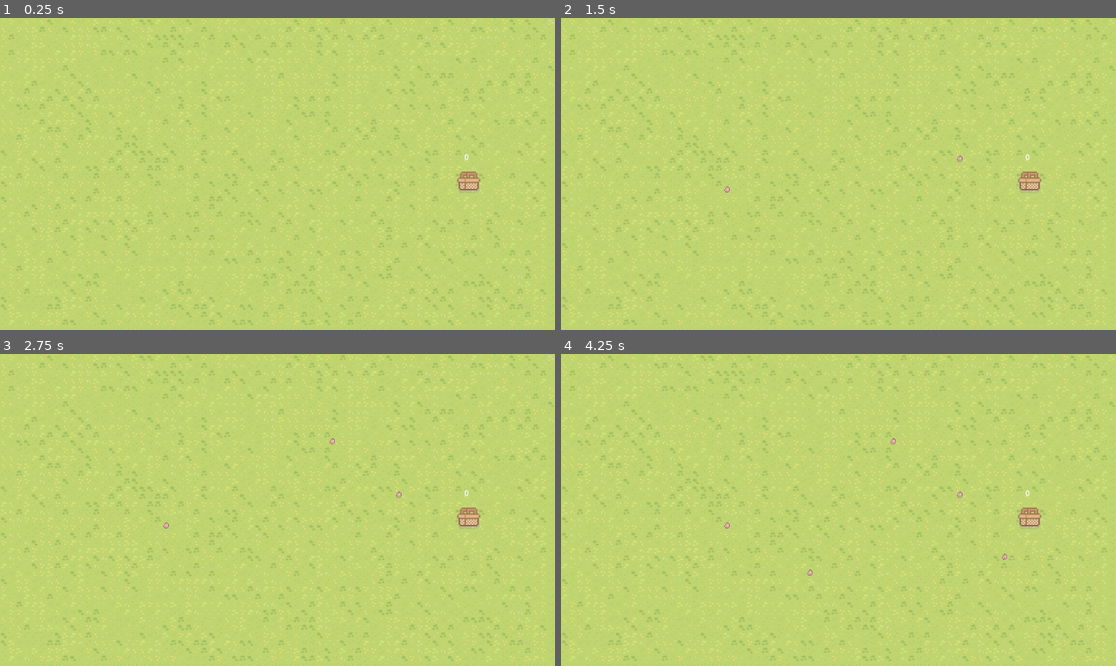
Above: before the commit, frames 1-4 (two rows, left to right).
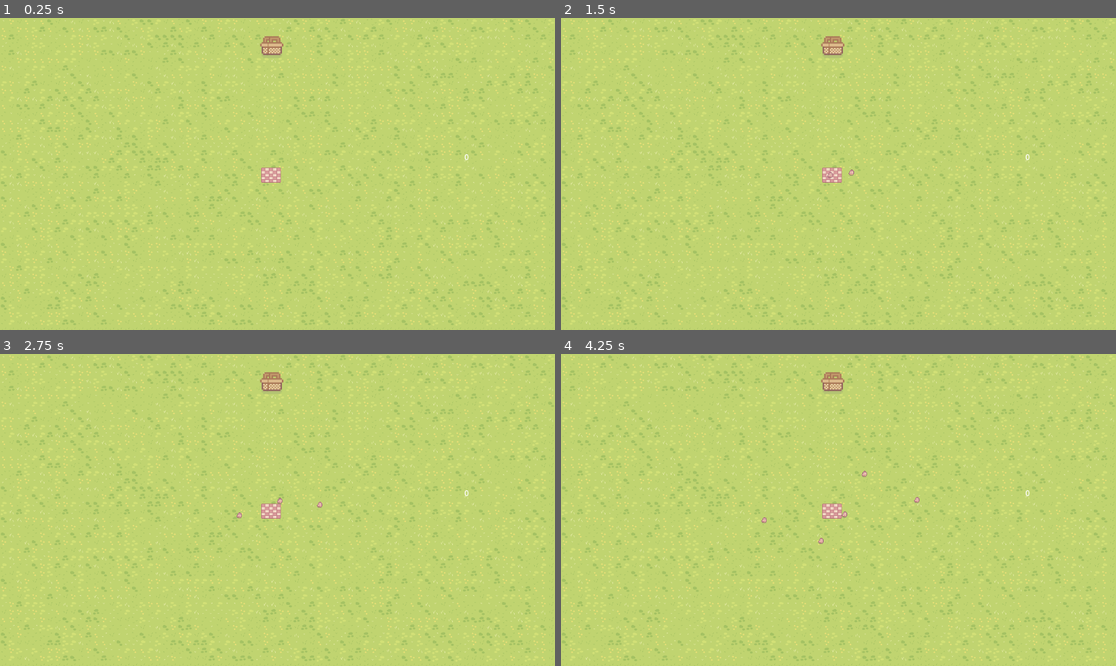
Above: after the commit, the same moments.

Repository: Grsmith13/GodotWildJamAugust2025
Game: Godot game, scene res://Scenes/main.tscn
The game is run twice, just before and just after one commit, with the same random seed, the same clock (stepped at 60 frames per second) and the same inputs.
Inputs (mouse positions are in pixels of both pictures, inside the frame that each line leads up to):
- Up to frame 1 (0.25 s): no input
- Up to frame 2 (1.5 s): tap Enter at 0.5 s; move the mouse to (960, 158) at 0.52 s; click (960, 158) at 0.67 s; move the mouse to (727, 189) at 1.27 s; click (727, 189) at 1.42 s
- Up to frame 3 (2.75 s): tap Space at 2 s; move the mouse to (333, 441) at 2.02 s; click (333, 441) at 2.17 s
- Up to frame 4 (4.25 s): tap Enter at 2.75 s; move the mouse to (810, 572) at 2.77 s; click (810, 572) at 2.92 s; tap Space at 3.5 s; move the mouse to (1005, 556) at 3.52 s; click (1005, 556) at 3.67 s

The runs differ from the first frame. In frame 1, 0.6% of the frame differs, in the area x 46-87%, y 5-56%; in frame 2, 0.7%; in frame 3, 0.7%; in frame 4, 0.8%, in the area x 29-87%, y 5-72%.
Error before the commit: Invalid access to property or key 'position' on a base object of type 'null instance'. (res://Scenes/critter.gd:13)

Commit message:
Changed spawning behavior as well as added functionality for critters to pick up food

Diff:
--- a/Scenes/critter.gd
+++ b/Scenes/critter.gd
@@ -1,27 +1,48 @@
 class_name  Critter extends CharacterBody2D
 
 
-@onready var target: Node2D = null
-@export var speed = 200
+@export var speed = 50
+@onready var nest = get_tree().get_root().get_node("Main/Nest")
+@export var limit = 0.5
+var target: Vector2
+var return_home := false
+var nest_location: Vector2
+
+var startPosition
+var endPosition
+var dir
+
+func _ready():
+	#nest_location = nest.global_position
+	#startPosition = nest_location
+	#endPosition = target
+	print("This is the value of target in the Critter scene", target)
 
 
 
-
-func _ready():
-	var main_scene = get_tree().root.get_child(0)
-	target = main_scene.get_node("Food")
-	print(target.position)
-
 func _physics_process(delta: float) -> void:
-	var direction = (target.position - position).normalized()
-	velocity = direction * speed
+	dir = (target - position)
+	if position.distance_to(target) > 10:
+		velocity = position.direction_to(target) * speed
+		#velocity = dir * speed
 
 
-	for i in range(get_slide_collision_count()):
-		var collision = get_slide_collision(i)
-		var collider = collision.get_collider()
-		if collider is Critter:
-			velocity = velocity.bounce(collision.get_normal()) * 1.3
-			var away = (position - collider.position).normalized()
-			velocity += away * 200
+	if position.distance_to(target) < 10:
+		print(target)
+		target = nest.global_position
+		print(target, nest.global_position)
+		if position.distance_to(target) < 10:
+			queue_free()
+
 	move_and_slide()
+
+
+
+#	This code is used so that the critters do not bump into each other and stop du
+	#for i in range(get_slide_collision_count()):
+		#var collision = get_slide_collision(i)
+		#var collider = collision.get_collider()
+		#if collider is Critter:
+			#velocity = velocity.bounce(collision.get_normal()) * 1.3
+			#var away = (position - collider.position).normalized()
+			#velocity += away * 20
--- a/Scenes/main.gd
+++ b/Scenes/main.gd
@@ -1,15 +1,14 @@
 class_name Overworld extends Node2D
 
-@export var critter_scene: PackedScene
 
 @onready var progress_label = $ProgressLabel
-var scene = preload("res://Scenes/critter.tscn")
-var spawn_position = position
+@onready var nest = $Nest
+
+
 var score = 0;
 # Called when the node enters the scene tree for the first time.
 func _ready() -> void:
 	var food = get_node("Food")
-	#food.connect("eaten", Callable(self, "_on_food_eaten"))
 
 
 
@@ -18,13 +17,6 @@
 	pass
 
 
-func _input(event):
-	if event is InputEventMouseButton and event.pressed:
-		spawn_position = get_global_mouse_position()
-		var instance = scene.instantiate()
-		get_parent().add_child(instance)
-		instance.position = Vector2(spawn_position)
-		print(spawn_position)
 
 
 func _on_food_eaten() -> void:
--- a/Scenes/main.tscn
+++ b/Scenes/main.tscn
@@ -1,8 +1,9 @@
-[gd_scene load_steps=6 format=4 uid="uid://bkrge2gmhupvs"]
+[gd_scene load_steps=7 format=4 uid="uid://bkrge2gmhupvs"]
 
 [ext_resource type="Texture2D" uid="uid://nb1mkkkli1e4" path="res://Sprites/Grass_tiles_v2_simple.png" id="1_3t5bi"]
 [ext_resource type="Script" uid="uid://dk72gkmvfy0iw" path="res://Scenes/main.gd" id="1_rin4q"]
 [ext_resource type="PackedScene" uid="uid://due3f81u7q1a5" path="res://Scenes/picnic_basket.tscn" id="3_7r86c"]
+[ext_resource type="PackedScene" uid="uid://blpitil6xbejm" path="res://Scenes/nest.tscn" id="4_jjvhh"]
 
 [sub_resource type="TileSetAtlasSource" id="TileSetAtlasSource_scd8e"]
 texture = ExtResource("1_3t5bi")
@@ -46,7 +47,7 @@
 tile_set = SubResource("TileSet_hc7xn")
 
 [node name="Food" parent="." instance=ExtResource("3_7r86c")]
-position = Vector2(973, 340)
+position = Vector2(564, 59)
 
 [node name="ProgressLabel" type="Label" parent="."]
 anchors_preset = -1
@@ -63,4 +64,5 @@
 "
 horizontal_alignment = 1
 
-[connection signal="eaten" from="Food" to="." method="_on_food_eaten"]
+[node name="Nest" parent="." instance=ExtResource("4_jjvhh")]
+position = Vector2(563, 326)
--- /dev/null
+++ b/Scenes/menu.tscn
@@ -0,0 +1,23 @@
+[gd_scene format=3 uid="uid://ci7coi1jq1avd"]
+
+[node name="Menu" type="Control"]
+layout_mode = 3
+anchors_preset = 15
+anchor_right = 1.0
+anchor_bottom = 1.0
+grow_horizontal = 2
+grow_vertical = 2
+
+[node name="VBoxContainer" type="VBoxContainer" parent="."]
+layout_mode = 0
+offset_right = 40.0
+offset_bottom = 40.0
+
+[node name="Button" type="Button" parent="VBoxContainer"]
+layout_mode = 2
+
+[node name="Button2" type="Button" parent="VBoxContainer"]
+layout_mode = 2
+
+[node name="Button3" type="Button" parent="VBoxContainer"]
+layout_mode = 2
--- /dev/null
+++ b/Scenes/nest.gd
@@ -0,0 +1,18 @@
+class_name  Nest extends  Area2D
+
+@onready var critter  = preload("res://Scenes/critter.tscn")
+@onready var main = get_tree().get_root().get_node("Main")
+var target: Vector2 = Vector2.ZERO
+
+func _ready():
+	pass
+
+func _input(event):
+	if event is InputEventMouseButton and event.pressed:
+		var instance = critter.instantiate()
+		target = get_global_mouse_position()
+		instance.position = global_position
+		instance.nest_location = global_position
+		instance.target = target
+		print("This is the value of target in the Nest scene" , target, "nest location", instance.nest_location)
+		main.add_child(instance)
--- /dev/null
+++ b/Scenes/nest.tscn
@@ -0,0 +1,19 @@
+[gd_scene load_steps=4 format=3 uid="uid://blpitil6xbejm"]
+
+[ext_resource type="Texture2D" uid="uid://3lbui1ngq18f" path="res://Sprites/Piknik blanket.png" id="1_a18bm"]
+[ext_resource type="Script" uid="uid://bmxg174nx2hll" path="res://Scenes/nest.gd" id="1_xe7l4"]
+
+[sub_resource type="RectangleShape2D" id="RectangleShape2D_vxvd1"]
+size = Vector2(39, 29)
+
+[node name="Nest" type="Area2D"]
+script = ExtResource("1_xe7l4")
+
+[node name="Sprite2D" type="Sprite2D" parent="."]
+texture = ExtResource("1_a18bm")
+
+[node name="CollisionShape2D" type="CollisionShape2D" parent="."]
+position = Vector2(-0.5, 0.5)
+shape = SubResource("RectangleShape2D_vxvd1")
+
+[node name="Marker2D" type="Marker2D" parent="."]
--- a/Scripts/picnic_basket.gd
+++ b/Scripts/picnic_basket.gd
@@ -1,17 +1,19 @@
 class_name Food extends Area2D
 
 
-const SPEED = 300.0
-const JUMP_VELOCITY = -400.0
-
-signal eaten
+var picked_up: bool = false
+var critter
+signal carrying
 
 func _ready() -> void:
 	connect("body_entered", Callable(self, "_on_body_entered"))
 
 func _physics_process(delta: float) -> void:
-	pass
+	if picked_up == true:
+		position = position.move_toward(critter.position, delta * 200)
+
 
 func _on_body_entered(body):
-	emit_signal("eaten")
-	body.queue_free()
+	emit_signal("carrying")
+	picked_up = true
+	critter = body
Not shown, added: Scenes/nest.gd.uid
Not shown, added: Scenes/picnic_basket.tscn14203802133.tmp
Not shown, added: Scenes/picnic_basket.tscn14211428591.tmp
